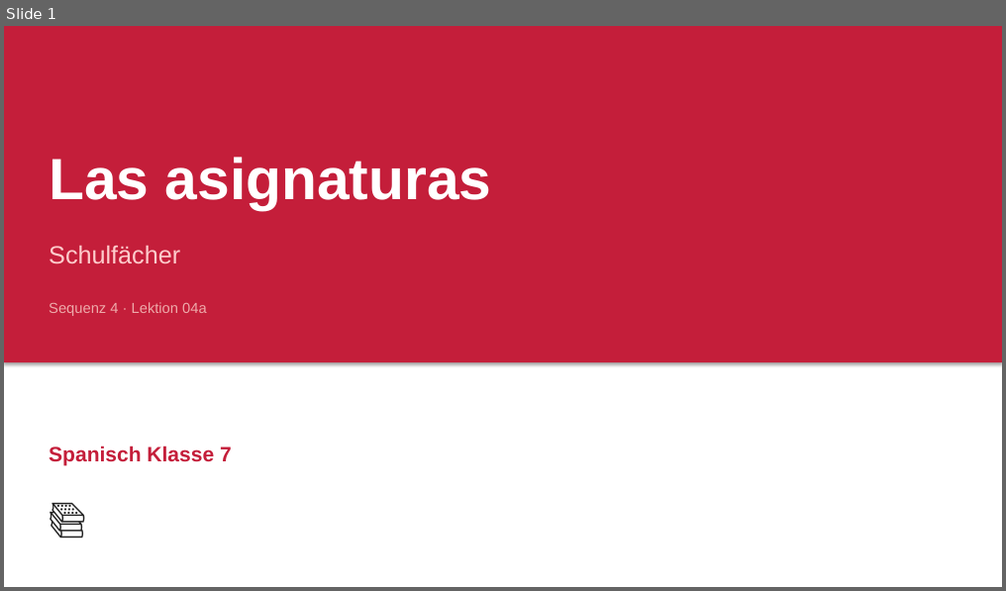
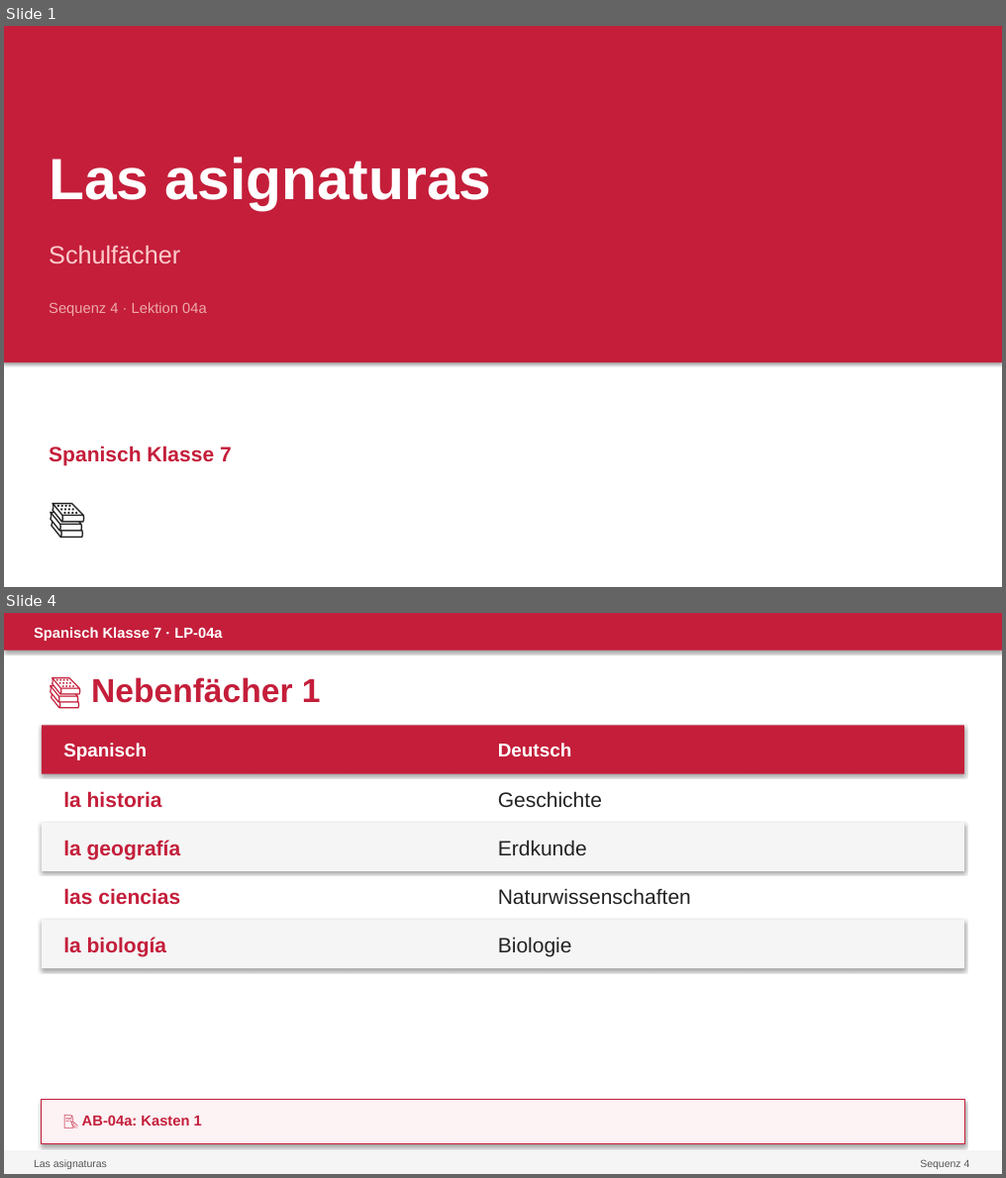
Before and after one commit to devbox42/sciencesim, a slide deck: projects/spanisch/kl07/sequenz-04-colegio/04a-asignaturas/PPT-04a.pptx. Shown one above the other, each under a label of ours: slide 1 before the commit, slides 1 and 4 after it; the slides between them are not shown. The pictures are 1006x591 and 1006x1178 pixels, drawn with LibreOffice and Linux fonts; fonts in the diff are those of the drawing. Boxes give left, top, right and bottom in pixels: in the first picture for what was removed or moved away, otherwise in the second. Text is boxed around its words. In the diff, an @@ line names an element or a change of style, - is before the commit and + after.

```diff
--- a/projects/spanisch/kl07/sequenz-04-colegio/04a-asignaturas/PPT-04a.pptx
+++ b/projects/spanisch/kl07/sequenz-04-colegio/04a-asignaturas/PPT-04a.pptx
@@ slide 4 added at (x1=4, y1=613, x2=1002, y2=1174), background #FFFFFF @@
@@ rectangle added at (x1=4, y1=613, x2=1002, y2=651), fill #C41E3A @@
@@ text added at (x1=34, y1=627, x2=222, y2=641), 14 pt, text #FFFFFF, bold @@
+Spanisch Klasse 7 · LP-04a
@@ text added at (x1=91, y1=677, x2=321, y2=703), 32 pt, text #C41E3A, bold @@
+📚 Nebenfächer 1
@@ rectangle added at (x1=42, y1=725, x2=964, y2=774), fill #C41E3A @@
@@ text added at (x1=63, y1=743, x2=147, y2=761), 18 pt, text #FFFFFF, bold @@
+Spanisch
@@ text added at (x1=498, y1=743, x2=572, y2=757), 18 pt, text #FFFFFF, bold @@
+Deutsch
@@ text added at (x1=63, y1=791, x2=162, y2=808), 20 pt, text #C41E3A, bold @@
+la historia
@@ text added at (x1=498, y1=791, x2=602, y2=807), 20 pt, text #222222 @@
+Geschichte
@@ rectangle added at (x1=42, y1=823, x2=964, y2=871), fill #F5F5F5 @@
@@ text added at (x1=63, y1=840, x2=181, y2=860), 20 pt, text #C41E3A, bold @@
+la geografía
@@ text added at (x1=498, y1=840, x2=587, y2=856), 20 pt, text #222222 @@
+Erdkunde
@@ text added at (x1=63, y1=888, x2=180, y2=905), 20 pt, text #C41E3A, bold @@
+las ciencias
@@ text added at (x1=498, y1=888, x2=691, y2=904), 20 pt, text #222222 @@
+Naturwissenschaften
@@ rectangle added at (x1=42, y1=920, x2=964, y2=968), fill #F5F5F5 @@
@@ text added at (x1=63, y1=937, x2=167, y2=958), 20 pt, text #C41E3A, bold @@
+la biología
@@ text added at (x1=498, y1=937, x2=572, y2=958), 20 pt, text #222222 @@
+Biologie
@@ rectangle added at (x1=42, y1=1100, x2=964, y2=1145), fill #FDF2F4, outline #C41E3A 0.75 pt @@
@@ text added at (x1=82, y1=1115, x2=202, y2=1126), 14 pt, text #C41E3A, bold @@
+📝 AB-04a: Kasten 1
@@ rectangle added at (x1=4, y1=1152, x2=1002, y2=1174), fill #F5F5F5 @@
@@ text added at (x1=34, y1=1159, x2=107, y2=1169), 10 pt, text #555555 @@
+Las asignaturas
@@ text added at (x1=920, y1=1159, x2=970, y2=1169), 10 pt, text #555555 @@
+Sequenz 4
```
Also in this commit, not shown: 4 slides changed, 8 other slides added, 32 other files.
